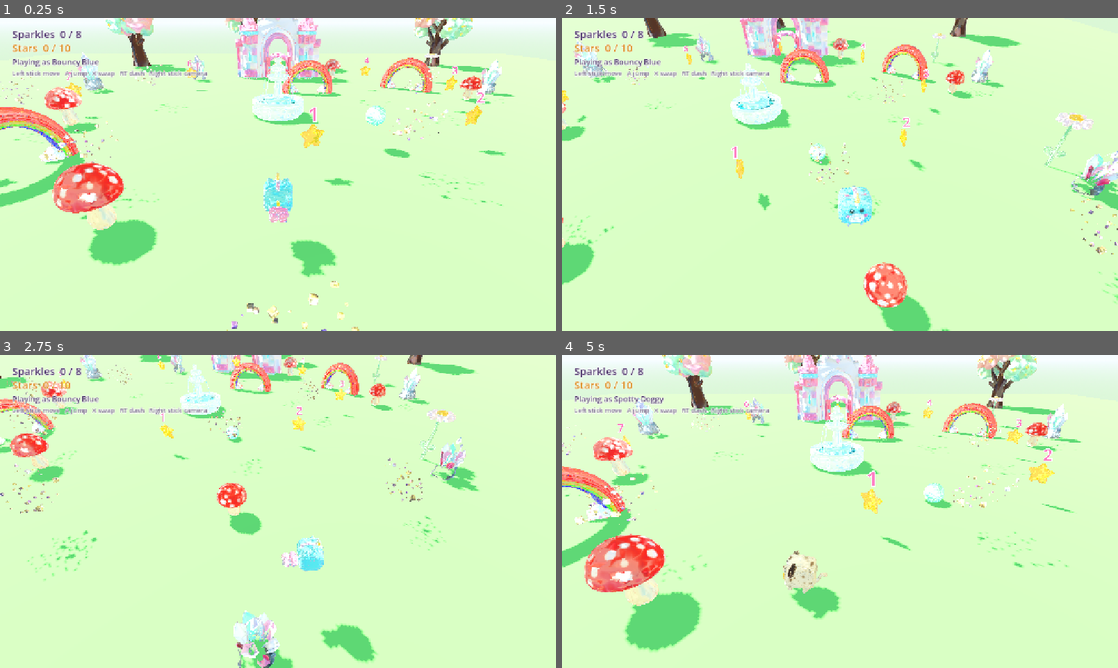
Above: before the commit, frames 1-4 (two rows, left to right).
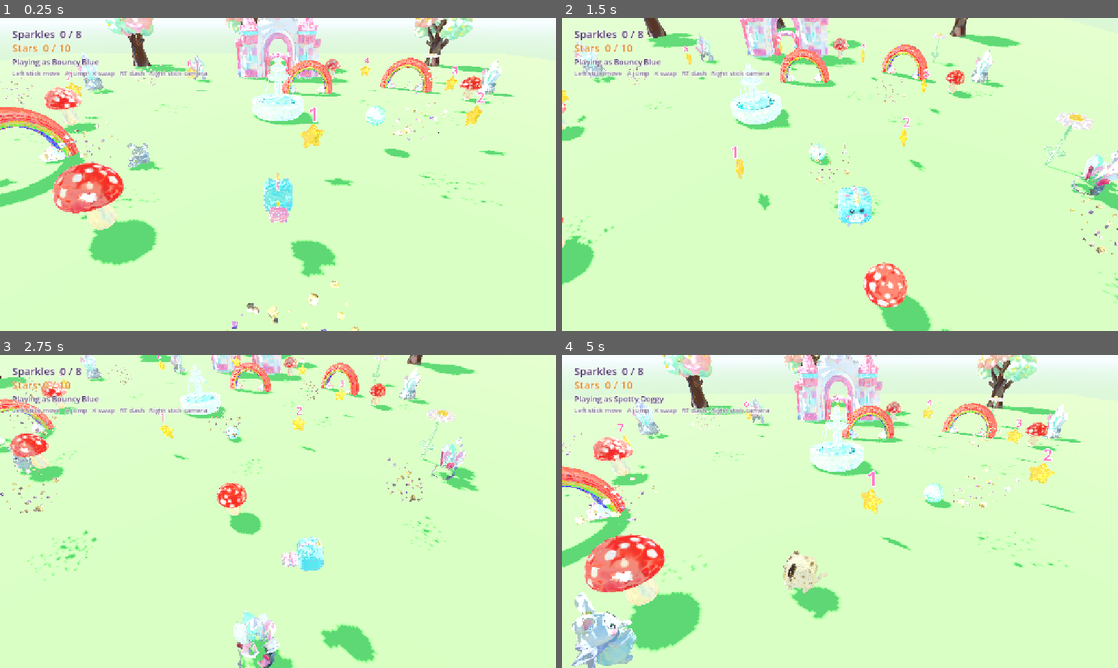
Above: after the commit, the same moments.

Repository: tisSoFluffy/barony
Game: Godot game, scene res://scenes/Main.tscn
Same seed, same stepped clock (60 frames per second), same inputs: the game is played once before the commit and once after it.
Inputs:
- Up to frame 1 (0.25 s): no input
- Up to frame 2 (1.5 s): hold D (move_right) 0.53-1.28 s; tap Shift (dash) at 0.6 s; tap Space (jump) at 0.77 s; hold S (move_back) from 1.28 s (still down); tap Down (look_down) at 1.35 s
- Up to frame 3 (2.75 s): tap Space (jump) at 1.52 s; release S (move_back) at 2.03 s; hold D (move_right) from 2.03 s (still down); tap Left (look_left) at 2.1 s
- Up to frame 4 (5 s): release D (move_right) at 2.78 s; hold W (move_forward) 2.78-3.53 s; tap Right (look_right) at 2.85 s; tap Space (jump) at 3.02, 3.77, 4.52 s; hold A (move_left) from 3.53 s (still down); tap Up (look_up) at 3.6 s; tap Q (swap) at 4.35 s

The runs differ from the first frame. In frame 1, 0.3% of the frame differs, in the area x 22-30%, y 40-49%; in frame 2, less than 0.1%; in frame 3, 0.2%; in frame 4, 1.8%, in the area x 1-14%, y 75-100%.

Commit message:
Rainbow Sparkle Squad: Ms. Bumbleflower, a bunny who hops around the meadow
Adds the bunny as a live inhabitant of the world rather than another pickup.

Bunny.gd - a small wander brain on a CharacterBody3D. She picks a spot inside
a roam disc and hops there in real ballistic arcs: each hop is one vertical
impulse plus a horizontal shove, and gravity draws the curve, so the shape
comes from the physics rather than a tween. She stops dead on landing and
rests a beat (sometimes a long one) before the next push, which is what makes
the rhythm read as an animal instead of a metronome. Come within ~3 m and she
spooks and bounds away, then re-targets on the far side so she does not hop
straight back into you.

She is unrigged like every other character here, so the life is procedural, as
in Player._animate(): a squash/stretch spring that stretches her tall off the
ground and flattens her on landing in proportion to how hard she fell, plus a
nose-down lean through the arc. Landing impact is measured from the vertical
speed captured BEFORE move_and_slide, which zeroes it on contact.

On the model: the source concept was a painterly illustration, and TRELLIS
reconstructed its cape ribbons, tray and background banners as tangled
geometry - no legs, no clean silhouette, and nothing autorig.py could fit a
skeleton to (it locates the crotch by scanning for the gap between the legs).
So she was regenerated in this game's own chunky pastel toy style, keeping
every identity marker: grey bunny, tall pink-lined ears, dandelion crown,
mint leaf dress, purple cape, fluffy tail.

_tone_down() multiplies her albedo before she is added to the tree. Her pale
grey fur and mint cloth arrive with the generator's lighting already baked in,
and under the meadow's sun she otherwise blows out to flat white and loses
every feature.

tools/bunnytest.gd is her test, alongside playtest.gd: it watches her wander
undisturbed, then teleports the player onto her and checks she bolts.

Verified: bunnytest 5/5, playtest 8/8.

Co-Authored-By: Claude Sonnet 5 <noreply@anthropic.com>
Claude-Session: https://claude.ai/code/session_018DK4GNr2uQyTCEfce6xZgi

Diff:
--- /dev/null
+++ b/rainbow-sparkle-squad/scripts/Bunny.gd
@@ -0,0 +1,225 @@
+class_name Bunny
+extends CharacterBody3D
+
+## Ms. Bumbleflower, a bunny who hops around the meadow on her own.
+##
+## She is not a collectible and not an obstacle - she is company. A small
+## wander brain picks somewhere to go, she hops there in real ballistic arcs
+## (gravity does the curve, not a tween), pauses to look around, and picks
+## again. Get too close and she spooks and bounds away, which is what makes
+## her fun to chase.
+##
+## Like every other character here she is unrigged, so all the life is
+## procedural: a squash/stretch spring driven by takeoff and landing, plus a
+## nose-down lean through the arc. See `_animate()`.
+
+const HEIGHT := 1.05
+const ALBEDO_TINT := Color(0.72, 0.74, 0.78)   # see _tone_down()
+
+# Hop shape. A hop is one launch: vertical impulse plus a horizontal shove,
+# then gravity owns the arc until she lands.
+const HOP_UP := 6.2
+const HOP_SPEED := 4.2
+const FLEE_UP := 7.0
+const FLEE_SPEED := 7.2
+const GRAVITY_SCALE := 0.85
+
+# Pauses between hops. She chains a few quick hops, then rests a beat, so the
+# rhythm reads as an animal rather than a metronome.
+const REST_MIN := 0.22
+const REST_MAX := 0.85
+const LONG_REST_CHANCE := 0.22
+const LONG_REST := 1.7
+
+const TURN_SPEED := 7.0
+const ARRIVE_DIST := 1.6
+
+# Where she is allowed to roam: a disc around the meadow centre, kept inside
+# the treeline and off the castle gate.
+const ROAM_CENTRE := Vector3(0, 0, -1)
+const ROAM_RADIUS := 12.0
+
+const FLEE_RADIUS := 3.2          # player this close and she bolts
+const FLEE_COOLDOWN := 0.45
+
+var player: Node3D                ## set by Game.gd so she can be spooked
+
+var _visual: Node3D
+var _target := Vector3.ZERO
+var _rest := 0.6
+var _flee_cd := 0.0
+var _was_on_floor := true
+var _fall_speed := 0.0            # velocity.y from before move_and_slide ate it
+
+# Signed squash: positive = stretched tall and thin, negative = squashed flat
+# and wide. Springs back to 0. Same trick as Player.gd.
+var _squash := 0.0
+var _squash_vel := 0.0
+
+
+func _ready() -> void:
+	_visual = Models.spawn("res://assets/models/bunny.glb", HEIGHT)
+	_tone_down()
+	add_child(_visual)
+
+	var shape := CollisionShape3D.new()
+	var capsule := CapsuleShape3D.new()
+	capsule.radius = 0.30
+	capsule.height = maxf(HEIGHT, 0.62)
+	shape.shape = capsule
+	shape.position.y = capsule.height * 0.5
+	add_child(shape)
+
+	_target = _wander_target()
+	_rest = randf_range(REST_MIN, REST_MAX)
+
+
+## Her albedo is pale grey fur and mint cloth with the generator's own lighting
+## already baked in, so under the meadow's sun she blows out to flat white and
+## loses every feature. Multiplying the albedo down pulls her back into the
+## scene's exposure without touching the texture itself.
+func _tone_down() -> void:
+	for node in _visual.find_children("*", "MeshInstance3D", true, false):
+		var mi := node as MeshInstance3D
+		var mesh := mi.mesh
+		if mesh == null:
+			continue
+		for s in mesh.get_surface_count():
+			var base := mesh.surface_get_material(s) as StandardMaterial3D
+			if base == null:
+				continue
+			var tinted: StandardMaterial3D = base.duplicate()
+			tinted.albedo_color = ALBEDO_TINT
+			tinted.roughness = 1.0
+			mi.set_surface_override_material(s, tinted)
+
+
+func _physics_process(delta: float) -> void:
+	_flee_cd = maxf(_flee_cd - delta, 0.0)
+
+	if not is_on_floor():
+		var g: float = ProjectSettings.get_setting("physics/3d/default_gravity", 22.0)
+		velocity.y -= g * GRAVITY_SCALE * delta
+	else:
+		# On the ground she stops dead rather than sliding - a hop should land
+		# and stick, so each arc reads as one deliberate push.
+		velocity.x = 0.0
+		velocity.z = 0.0
+		_rest -= delta
+		if _spooked() and _flee_cd <= 0.0:
+			_flee()
+		elif _rest <= 0.0:
+			_hop()
+
+	# move_and_slide zeroes vertical speed on contact, so remember how hard she
+	# was falling first - that is what scales the landing squash.
+	_fall_speed = velocity.y
+	move_and_slide()
+	_detect_landing()
+	_face_travel(delta)
+	_animate(delta)
+
+
+# -- brain ---------------------------------------------------------------
+
+func _spooked() -> bool:
+	if player == null or not is_instance_valid(player):
+		return false
+	return global_position.distance_to(player.global_position) < FLEE_RADIUS
+
+
+## A random spot inside the roam disc, biased to actually be somewhere else -
+## re-rolling until it is a decent walk away stops her dithering on the spot.
+func _wander_target() -> Vector3:
+	for _i in 8:
+		var a := randf() * TAU
+		var r: float = sqrt(randf()) * ROAM_RADIUS
+		var p := ROAM_CENTRE + Vector3(cos(a) * r, 0.0, sin(a) * r)
+		if p.distance_to(global_position) > 4.0:
+			return p
+	return ROAM_CENTRE
+
+
+func _hop() -> void:
+	var flat := _target - global_position
+	flat.y = 0.0
+	if flat.length() < ARRIVE_DIST:
+		_target = _wander_target()
+		flat = _target - global_position
+		flat.y = 0.0
+
+	var dir := flat.normalized() if flat.length_squared() > 0.001 else Vector3.FORWARD
+	# Vary each hop a little so a run of them is not a straight dotted line.
+	dir = dir.rotated(Vector3.UP, randf_range(-0.25, 0.25))
+	_launch(dir, HOP_UP * randf_range(0.9, 1.1), HOP_SPEED * randf_range(0.85, 1.15))
+	_rest = LONG_REST if randf() < LONG_REST_CHANCE else randf_range(REST_MIN, REST_MAX)
+
+
+## Spooked: one big bound directly away from the player, and a new destination
+## on the far side so she keeps going rather than hopping straight back.
+func _flee() -> void:
+	var away := global_position - player.global_position
+	away.y = 0.0
+	if away.length_squared() < 0.001:
+		away = Vector3.FORWARD
+	away = away.normalized()
+
+	_launch(away, FLEE_UP, FLEE_SPEED)
+	_target = _clamp_to_roam(global_position + away * 7.0)
+	_rest = REST_MIN
+	_flee_cd = FLEE_COOLDOWN
+
+
+func _launch(dir: Vector3, up: float, speed: float) -> void:
+	velocity.y = up
+	velocity.x = dir.x * speed
+	velocity.z = dir.z * speed
+	_squash = 0.42                # stretch tall off the ground
+	_squash_vel = 0.0
+
+
+func _clamp_to_roam(p: Vector3) -> Vector3:
+	var off := p - ROAM_CENTRE
+	off.y = 0.0
+	if off.length() > ROAM_RADIUS:
+		off = off.normalized() * ROAM_RADIUS
+	return ROAM_CENTRE + off
+
+
+# -- procedural animation ------------------------------------------------
+
+func _detect_landing() -> void:
+	var on_floor := is_on_floor()
+	if on_floor and not _was_on_floor:
+		var impact: float = clampf(absf(_fall_speed) / 10.0, 0.2, 1.0)
+		_squash = -0.34 - 0.30 * impact
+		_squash_vel = 0.0
+	_was_on_floor = on_floor
+
+
+## Point her along the way she is travelling. Models face +Z and Models.spawn
+## turns them to the node's -Z, so -basis.z is "the way she is looking".
+func _face_travel(delta: float) -> void:
+	var flat := Vector3(velocity.x, 0.0, velocity.z)
+	if flat.length_squared() < 0.04:
+		return
+	var want := atan2(-flat.x, -flat.z)
+	rotation.y = lerp_angle(rotation.y, want, minf(TURN_SPEED * delta, 1.0))
+
+
+func _animate(delta: float) -> void:
+	# Critically-ish damped spring back to neutral.
+	_squash_vel += (-165.0 * _squash - 14.5 * _squash_vel) * delta
+	_squash += _squash_vel * delta
+	_squash = clampf(_squash, -0.6, 0.6)
+
+	# Volume-preserving, so tall means thin and flat means wide - what sells a
+	# rigid shell as something soft.
+	_visual.scale = Vector3(1.0 - _squash * 0.5, 1.0 + _squash, 1.0 - _squash * 0.5)
+
+	# Tip nose-down as she rises and level out as she falls, so the arc has a
+	# direction instead of staying stiffly upright.
+	var lean := 0.0
+	if not is_on_floor():
+		lean = clampf(velocity.y / 8.0, -0.5, 1.0) * 0.30
+	_visual.rotation.x = lerp(_visual.rotation.x, lean, minf(9.0 * delta, 1.0))
--- a/rainbow-sparkle-squad/scripts/Game.gd
+++ b/rainbow-sparkle-squad/scripts/Game.gd
@@ -127,6 +127,7 @@
 	_build_stars()
 	_build_ball()
 	_build_player()
+	_build_bunny()
 	_build_hud()
 
 	# One shared voice player, non-positional so the number is always clear no
@@ -314,6 +315,16 @@
 	add_child(_camera)
 
 
+## Ms. Bumbleflower, who hops around the meadow by herself. She needs to know
+## about the player so she can spook and bound away when you get close.
+func _build_bunny() -> void:
+	var bunny := Bunny.new()
+	bunny.name = "Bunny"
+	bunny.position = Vector3(-4.5, 0.4, 2.5)
+	bunny.player = _player
+	add_child(bunny)
+
+
 func _build_hud() -> void:
 	_hud = HUD.new()
 	add_child(_hud)
--- /dev/null
+++ b/rainbow-sparkle-squad/tools/bunnytest.gd
@@ -0,0 +1,100 @@
+extends SceneTree
+
+## Proves Ms. Bumbleflower is actually alive.
+##
+## playtest.gd covers the verbs the player has; this covers the one character
+## who acts on her own. It watches her for a few seconds of undisturbed
+## wandering, then teleports the player on top of her and checks she bolts.
+##
+##   Godot_console.exe --headless --path rainbow-sparkle-squad -s tools/bunnytest.gd
+##
+## Timed in seconds, not frames: headless runs idle frames as fast as the
+## machine allows while physics stays pinned at 60 Hz.
+
+const WANDER_UNTIL := 6.0
+const FLEE_UNTIL := 8.5
+
+var _root: Node
+var _bunny: CharacterBody3D
+var _player: CharacterBody3D
+var _clock := 0.0
+var _start := Vector3.ZERO
+var _peak := 0.0
+var _hops := 0
+var _airborne := false
+var _flee_from := Vector3.ZERO
+var _phase := 0
+var _failures: Array[String] = []
+var _checks := 0
+
+
+func _initialize() -> void:
+	_root = load("res://scenes/Main.tscn").instantiate()
+	get_root().add_child(_root)
+
+
+func _process(delta: float) -> bool:
+	# Adding the scene during _initialize does not run its _ready until the
+	# first frame, so the world does not exist yet at that point.
+	if _bunny == null:
+		_bunny = _root.get_node_or_null("Bunny")
+		_player = _root.get_node_or_null("Player")
+		if _bunny == null:
+			_check(false, "Main.tscn builds a Bunny")
+			return _finish()
+		_start = _bunny.global_position
+		# Park the player far away so the first phase is pure wandering.
+		_player.global_position = Vector3(0, 1.2, 20)
+		return false
+
+	_clock += delta
+
+	# Count a hop on each ground -> air transition.
+	var up := not _bunny.is_on_floor()
+	if up and not _airborne:
+		_hops += 1
+	_airborne = up
+	_peak = maxf(_peak, _bunny.global_position.y)
+
+	if _phase == 0 and _clock > WANDER_UNTIL:
+		_check(_hops >= 3, "she hops unprompted (%d hops in %.0fs)" % [_hops, WANDER_UNTIL])
+		_check(_peak > 0.35, "a hop leaves the ground (peak %.2f m)" % _peak)
+		var moved := _bunny.global_position.distance_to(_start)
+		_check(moved > 2.0, "she wanders away from where she started (%.1f m)" % moved)
+
+		var here := Vector2(_bunny.global_position.x, _bunny.global_position.z)
+		var centre := Vector2(Bunny.ROAM_CENTRE.x, Bunny.ROAM_CENTRE.z)
+		var r := here.distance_to(centre)
+		_check(r <= Bunny.ROAM_RADIUS + 1.0,
+			"and stays inside the roam disc (r %.1f of %.0f)" % [r, Bunny.ROAM_RADIUS])
+
+		# Now crowd her and check she bolts.
+		_player.global_position = _bunny.global_position + Vector3(0.9, 0.0, 0.0)
+		_flee_from = _bunny.global_position
+		_phase = 1
+
+	elif _phase == 1 and _clock > FLEE_UNTIL:
+		var away := _bunny.global_position.distance_to(_flee_from)
+		_check(away > 1.5, "she spooks and bounds away from the player (%.1f m)" % away)
+		return _finish()
+
+	return false
+
+
+func _check(ok: bool, what: String) -> void:
+	_checks += 1
+	print("  %s  %s" % ["PASS" if ok else "FAIL", what])
+	if not ok:
+		_failures.append(what)
+
+
+func _finish() -> bool:
+	print("")
+	if _failures.is_empty():
+		print("bunnytest: %d/%d checks passed" % [_checks, _checks])
+	else:
+		print("bunnytest: %d of %d FAILED" % [_failures.size(), _checks])
+		for f in _failures:
+			print("   - %s" % f)
+	quit(0 if _failures.is_empty() else 1)
+	return true
Binary file added: rainbow-sparkle-squad/assets/models/bunny.glb
Not shown, added: rainbow-sparkle-squad/assets/models/bunny.glb.import
Binary file added: rainbow-sparkle-squad/assets/models/bunny_0.png
Not shown, added: rainbow-sparkle-squad/assets/models/bunny_0.png.import
Binary file added: rainbow-sparkle-squad/assets/models/bunny_1.png
Not shown, added: rainbow-sparkle-squad/assets/models/bunny_1.png.import
Not shown, added: rainbow-sparkle-squad/scripts/Bunny.gd.uid
Not shown, added: rainbow-sparkle-squad/tools/bunnytest.gd.uid
Not shown, added: out/rss_bumbleflower.png
Not shown, changed: rainbow-sparkle-squad/README.md
Not shown, changed: rainbow-sparkle-squad/tools/import_assets.py
